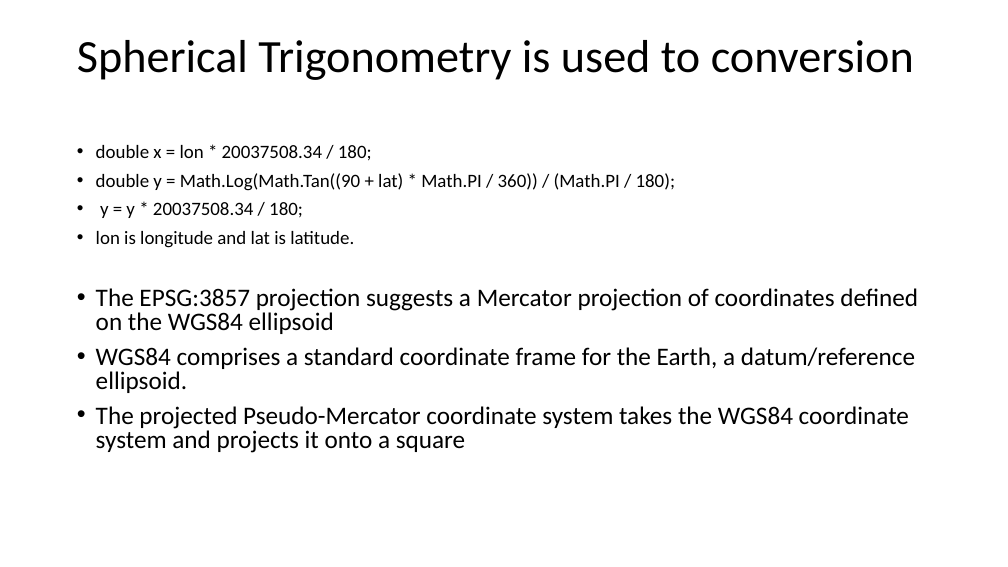
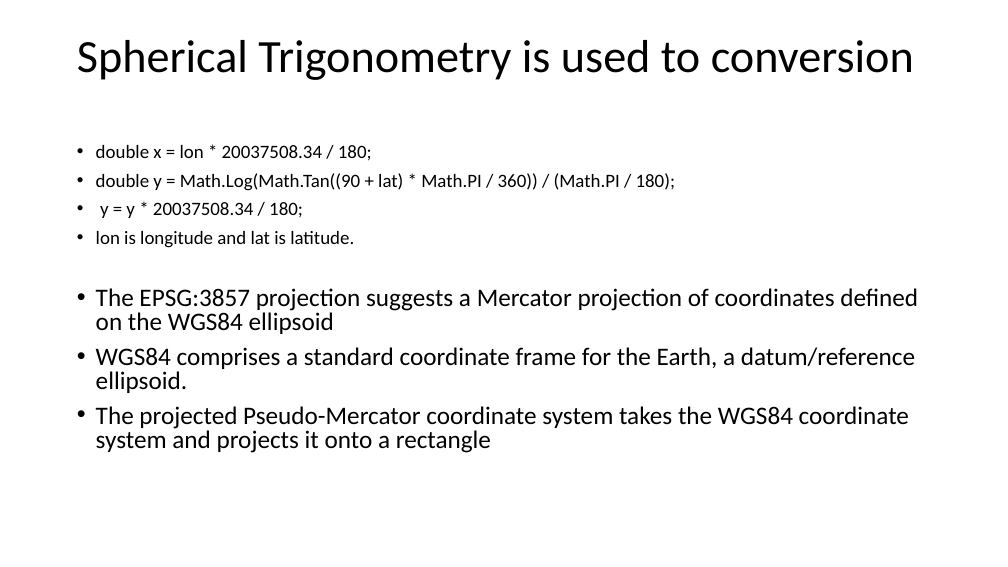
Before and after one commit to thakurshilpa/Places, a slide deck: slide 10 of doc/nearby_location.pptx. Drawn at 1008x567 pixels with LibreOffice and Linux fonts; fonts in the diff are those of the drawing. Boxes give left, top, right and bottom in pixels: in the first picture for what was removed or moved away, otherwise in the second. Text is boxed around its words. In the diff, an @@ line names an element or a change of style, - is before the commit and + after.

```diff
--- a/doc/nearby_location.pptx
+++ b/doc/nearby_location.pptx
@@ text at [96, 406, 909, 453]: text changed @@
-• The projected Pseudo-Mercator coordinate system takes the WGS84 coordinate system and projects it onto a square
+• The projected Pseudo-Mercator coordinate system takes the WGS84 coordinate system and projects it onto a rectangle
```
Also in this commit, not shown: 10 other slides changed.
